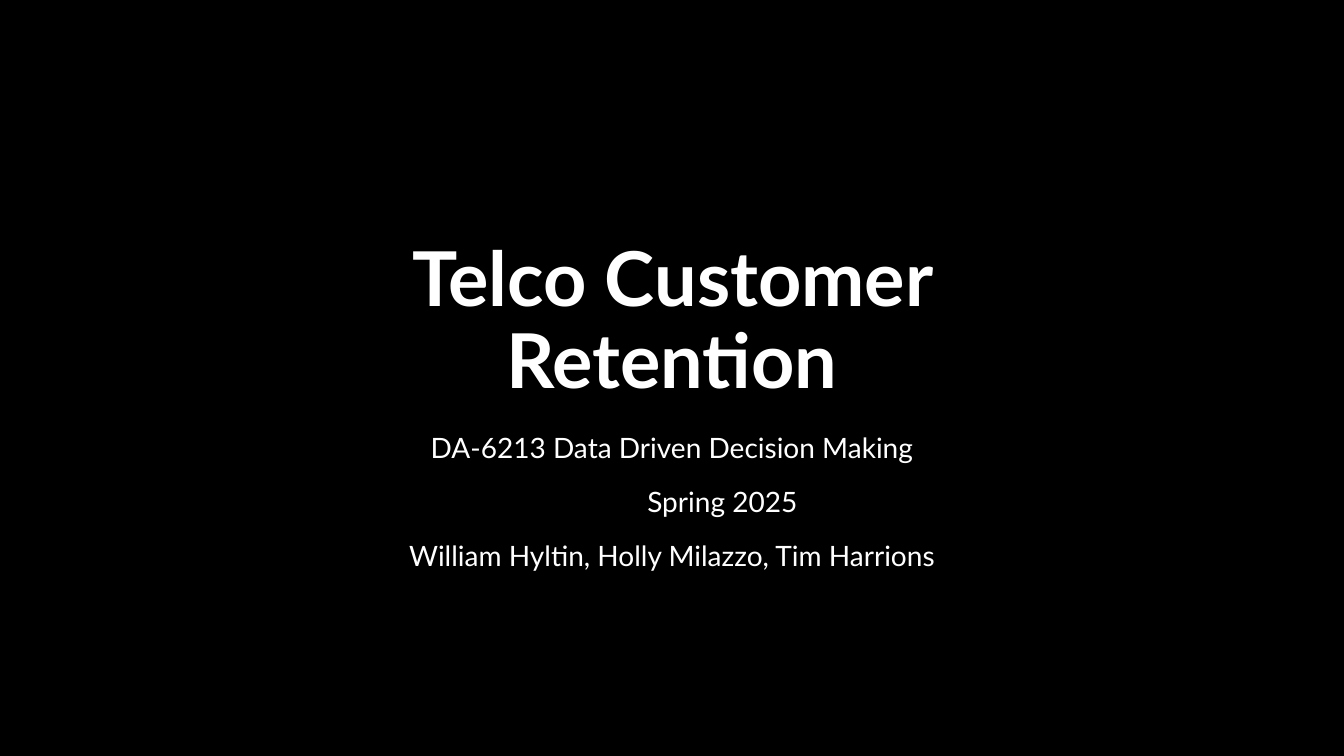
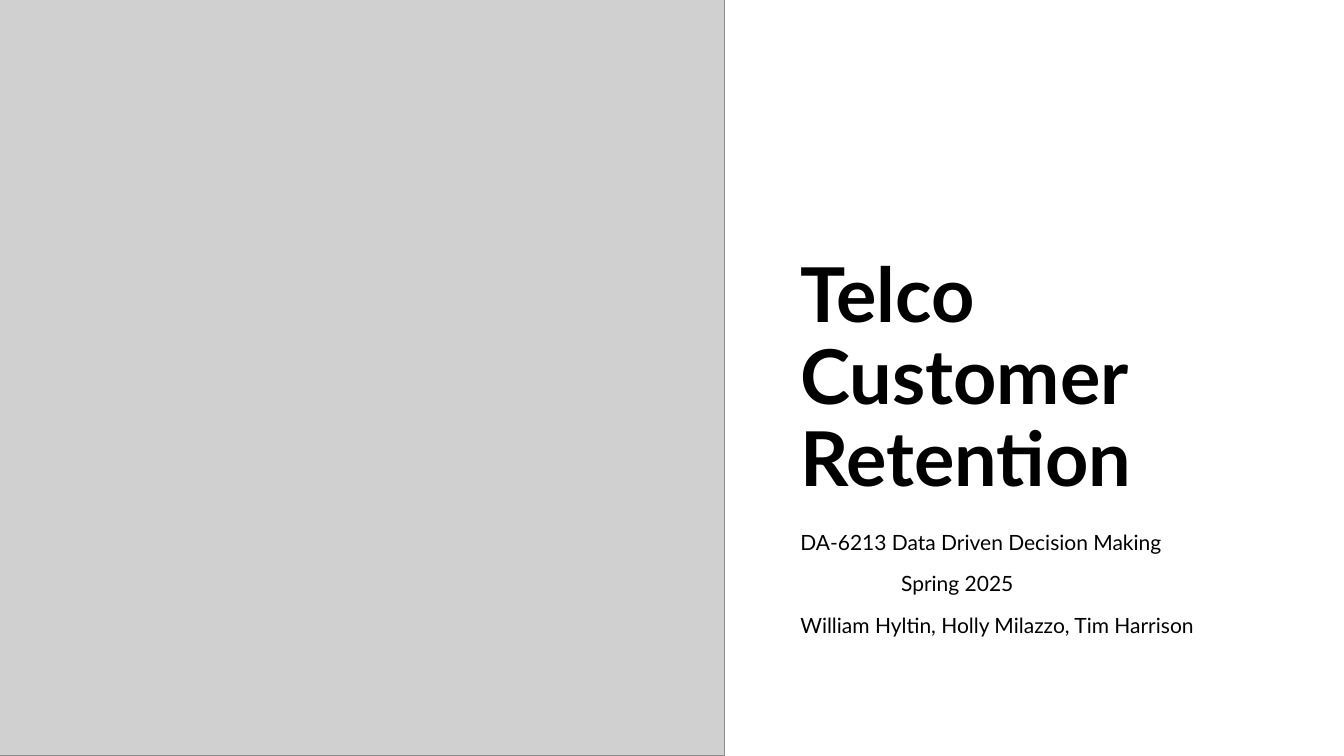
Before and after one commit to whygit10/dddm-final-project, a slide deck: slide 1 of ppt_template.pptx. Drawn at 1344x756 pixels with LibreOffice and Linux fonts; fonts in the diff are those of the drawing; grey boxes stand for pictures; background and template pictures are left out. Boxes give left, top, right and bottom in pixels: in the first picture for what was removed or moved away, otherwise in the second. Text is boxed around its words. In the diff, an @@ line names an element or a change of style, - is before the commit and + after.

```diff
--- a/ppt_template.pptx
+++ b/ppt_template.pptx
@@ background picture (left out) to #FFFFFF @@
@@ picture added at [0, 0, 725, 756] @@
@@ title "Telco Customer Retention": place and size @@
-title "Telco Customer Retention" at [412, 249, 933, 389]
+title "Telco Customer Retention" at [800, 265, 1131, 487]
@@ title "Telco Customer Retention" at [800, 265, 1131, 487]: text colour #FFFFFF to #000000; alignment centre to left @@
@@ subtitle "DA-6213 Data Driven Decision Making": place and size @@
-subtitle "DA-6213 Data Driven Decision Making" at [409, 437, 935, 571]
+subtitle "DA-6213 Data Driven Decision Making" at [800, 534, 1193, 637]
@@ subtitle at [800, 534, 1161, 595]: size 20 to 15 pt, text colour #FFFFFF to #000000 in "DA-6213 Data Driven Decision Making", "Spring 2025"; alignment centre to left; line spacing 1.2 to 1.1 @@
@@ subtitle at [800, 617, 1193, 637]: text changed; size 20 to 15 pt; text colour #FFFFFF to #000000 @@
-William Hyltin, Holly Milazzo, Tim Harrions
+William Hyltin, Holly Milazzo, Tim Harrison
```
Also in this commit, not shown: 9 other slides changed.
